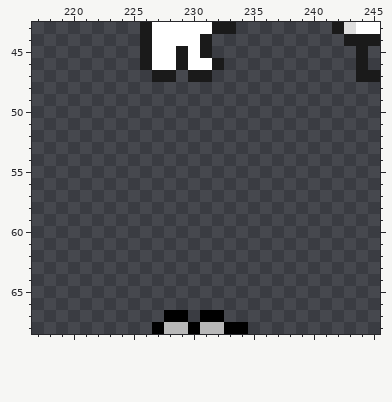
Edited in one commit: pixel-art file (assets/sheet.aseprite). That is the earlier state.
320x320 pixels, 1 frame. Colours within 5 levels of each other are drawn and written as one. Shown: x 217..245, y 43..68.
The result:
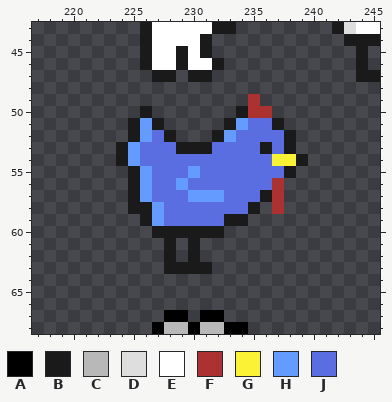
Palette (. is transparent): A #000000  B #1a1a1a  C #b8b8b8  D #dedede  E #ffffff  F #ac3232  G #fbf236  H #639bff  J #5b6ee1
Changes in this commit:
@@ x 222..241 @@
 48 ....................
-49 ....................
-50 ....................
-51 ....................
-52 ....................
-53 ....................
-54 ....................
-55 ....................
-56 ....................
-57 ....................
-58 ....................
-59 ....................
-60 ....................
-61 ....................
-62 ....................
-63 ....................
+49 .............F......
+50 ....B.......BFF.....
+51 ...BHB.....BHJJB....
+52 ...BHJB...BHJJJJB...
+53 ..BHJJJBBBJJJJBJB...
+54 ..BHJJJJJJJJJJJGGB..
+55 ...BHJJJHJJJJJJJB...
+56 ...BHJJHJJJJJJJF....
+57 ...BHJJJHHHJJJBF....
+58 ...BBHJJJJJJJB.F....
+59 ....BHJJJJJBB.......
+60 .....BBBBBB.........
+61 ......B.B...........
+62 ......B.B...........
+63 ......BBBB..........
 64 ....................
